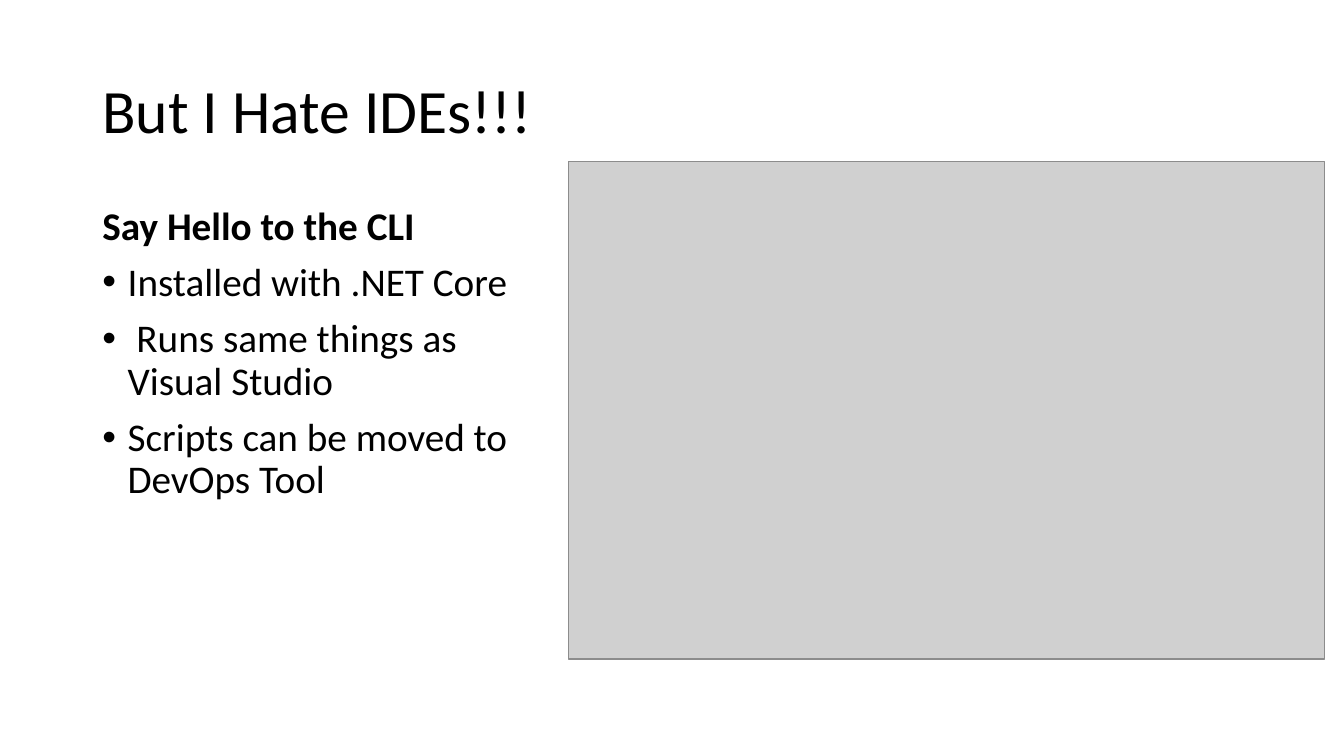
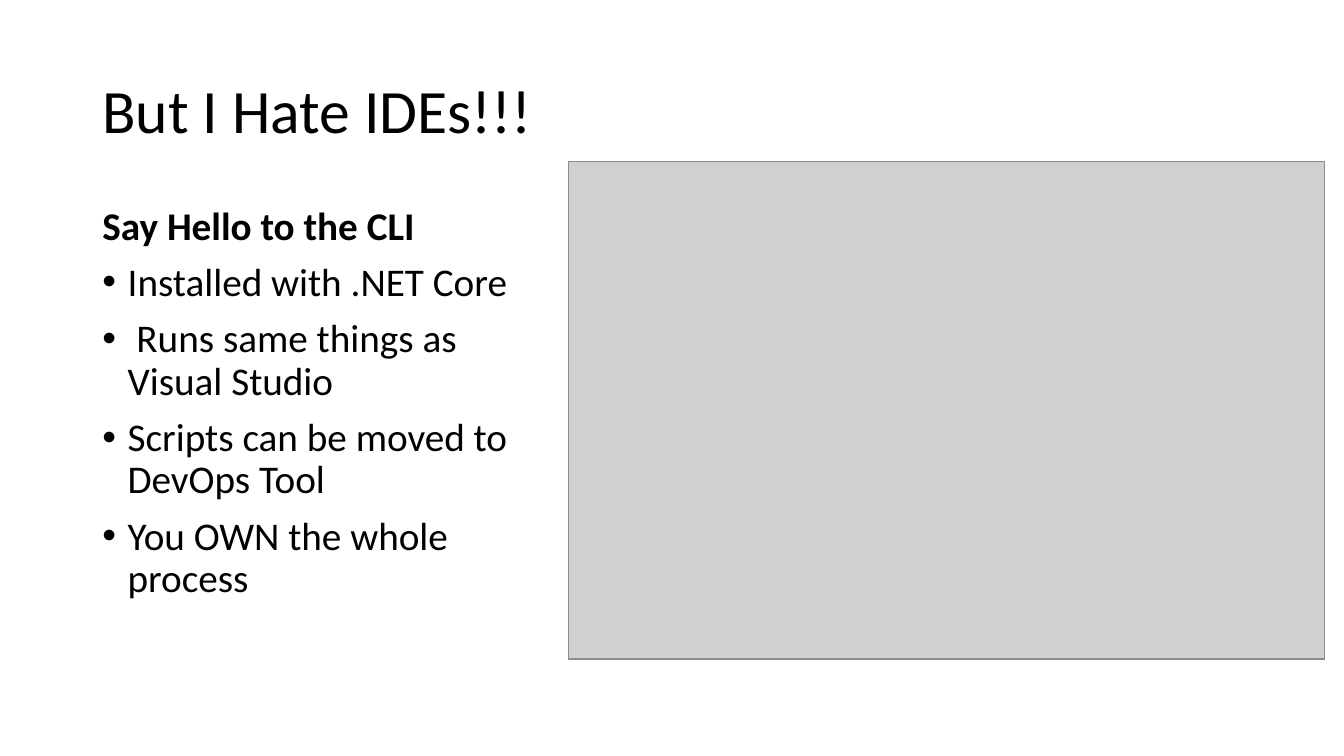
Before and after one commit to isaacrlevin/levin-talks, a slide deck: slide 6 of ASP.NETCoreDeployment/Ship It Good.pptx. Drawn at 1344x756 pixels with LibreOffice and Linux fonts; fonts in the diff are those of the drawing; grey boxes stand for pictures. Boxes give left, top, right and bottom in pixels: in the first picture for what was removed or moved away, otherwise in the second. Text is boxed around its words. In the diff, an @@ line names an element or a change of style, - is before the commit and + after.

```diff
--- a/ASP.NETCoreDeployment/Ship It Good.pptx
+++ b/ASP.NETCoreDeployment/Ship It Good.pptx
@@ text at bbox=[128, 522, 448, 599]: paragraph added @@
+• You OWN the whole process
```
Also in this commit, not shown: 6 other slides changed.
